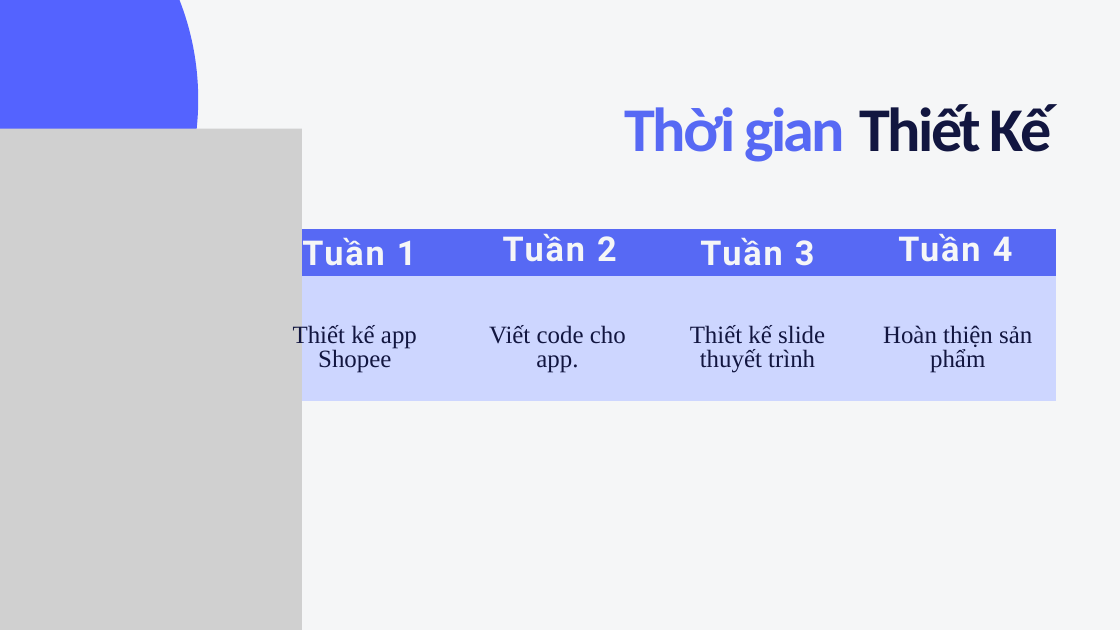
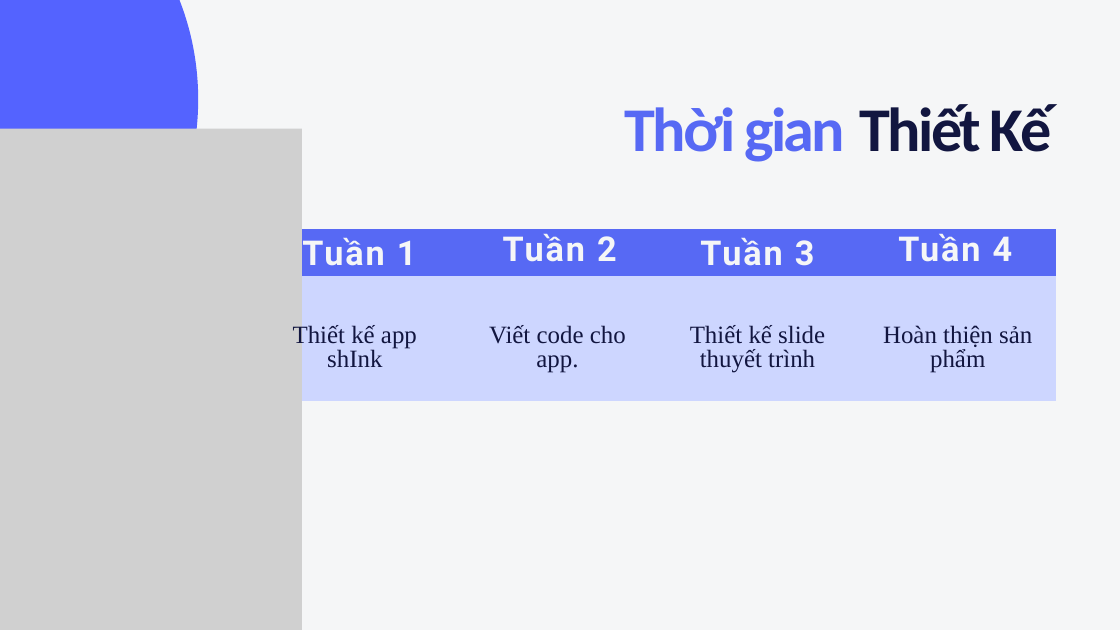
Before and after one commit to inktell/python-app, a slide deck: slide 4 of PP/Bản sao của Minimal Illustrative Digital Marketing Proposal Presentation.pptx. Drawn at 1120x630 pixels with LibreOffice and Linux fonts; fonts in the diff are those of the drawing; grey boxes stand for pictures. Boxes give left, top, right and bottom in pixels: in the first picture for what was removed or moved away, otherwise in the second. Text is boxed around its words. In the diff, an @@ line names an element or a change of style, - is before the commit and + after.

```diff
--- a/PP/Bản sao của Minimal Illustrative Digital Marketing Proposal Presentation.pptx
+++ b/PP/Bản sao của Minimal Illustrative Digital Marketing Proposal Presentation.pptx
@@ text at (293, 323, 417, 368): text changed @@
-Thiết kế app Shopee
+Thiết kế app shInk
```
Also in this commit, not shown: 2 other slides changed, 3 other files.
